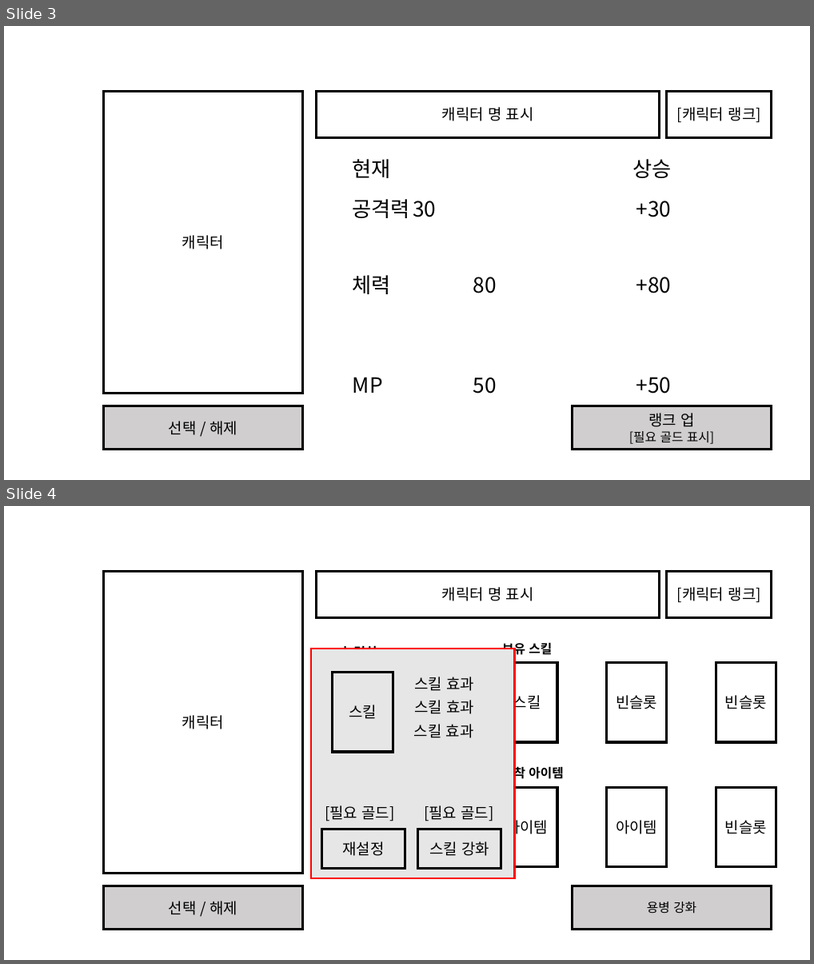
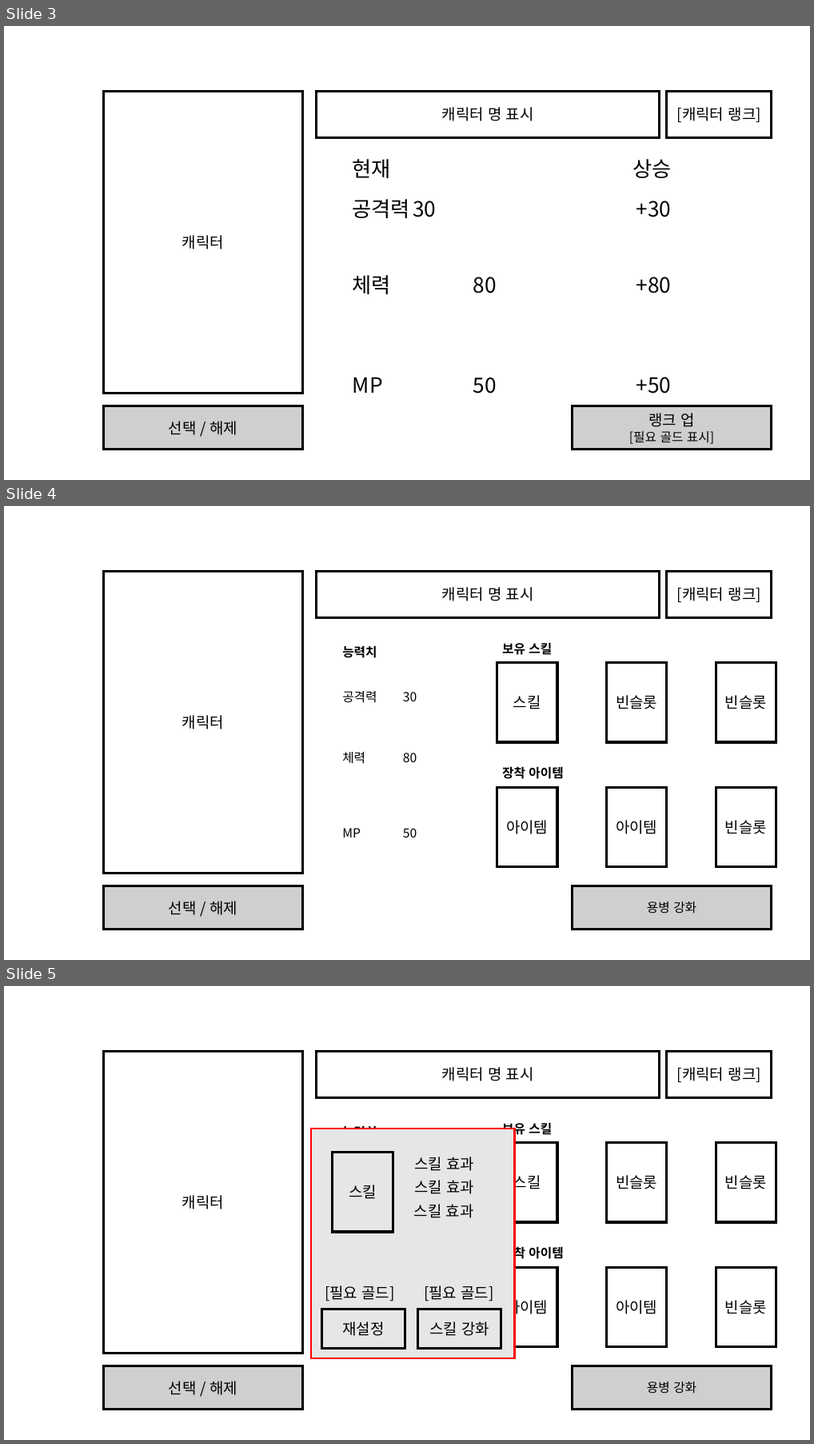
Before and after one commit to graduprojct/basefile, a slide deck: 문서/기획서 자료.pptx. Shown one above the other, each under a label of ours: slides 3 and 4 before the commit, slides 3, 4 and 5 after it. The pictures are 814x964 and 814x1444 pixels, drawn with LibreOffice and Linux fonts; fonts in the diff are those of the drawing. Boxes give left, top, right and bottom in pixels: in the first picture for what was removed or moved away, otherwise in the second. Text is boxed around its words. In the diff, an @@ line names an element or a change of style, - is before the commit and + after.

```diff
--- a/문서/기획서 자료.pptx
+++ b/문서/기획서 자료.pptx
@@ slide 4 added at (4, 506, 810, 960), background #FFFFFF @@
@@ rectangle added at (103, 572, 303, 873), outline #000000 3 pt, 18 pt, text #000000 @@
+캐릭터
@@ rectangle added at (317, 572, 660, 618), outline #000000 3 pt, 18 pt, text #000000 @@
+캐릭터 명 표시
@@ rectangle added at (667, 572, 772, 618), outline #000000 3 pt, 18 pt, text #000000 @@
+[캐릭터 랭크]
@@ text added at (342, 645, 377, 658), 15 pt, text #000000, bold @@
+능력치
@@ text added at (502, 642, 552, 655), 15 pt, text #000000, bold @@
+보유 스킬
@@ rectangle added at (497, 663, 558, 742), outline #000000 3 pt, 18 pt, text #000000 @@
+스킬
@@ rectangle added at (606, 663, 667, 742), outline #000000 3 pt, 18 pt, text #000000 @@
+빈슬롯
@@ rectangle added at (717, 663, 777, 742), outline #000000 3 pt, 18 pt, text #000000 @@
+빈슬롯
@@ text added at (342, 691, 417, 837), 15 pt, text #000000 @@
+공격력 30
+체력 80
+MP 50
@@ text added at (502, 766, 563, 779), 15 pt, text #000000, bold @@
+장착 아이템
@@ rectangle added at (497, 788, 558, 867), outline #000000 3 pt, 18 pt, text #000000 @@
+아이템
@@ rectangle added at (606, 788, 667, 867), outline #000000 3 pt, 18 pt, text #000000 @@
+아이템
@@ rectangle added at (717, 788, 777, 867), outline #000000 3 pt, 18 pt, text #000000 @@
+빈슬롯
@@ rectangle added at (103, 886, 303, 929), fill #D0CECE, outline #000000 3 pt, 18 pt, text #000000 @@
+선택 / 해제
@@ rectangle added at (573, 886, 772, 929), fill #D0CECE, outline #000000 3 pt, 15 pt, text #000000 @@
+용병 강화
@@ what was slide 4 is now slide 5 @@
```
Also in this commit, not shown: 1 other slide added, 1 other file.
